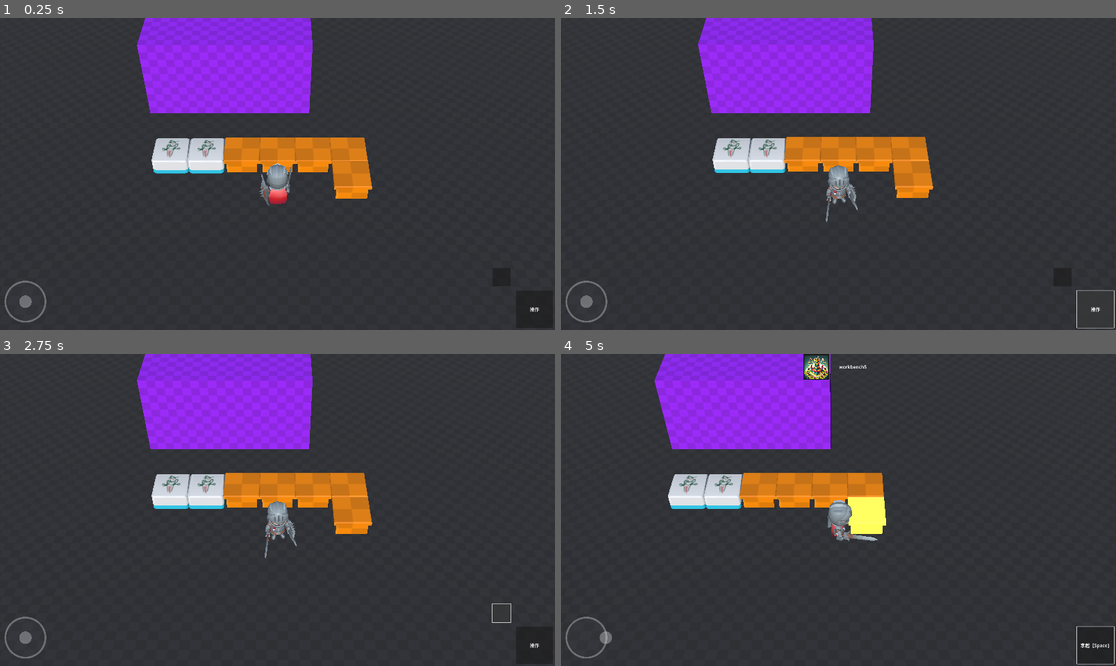
Above: before the commit, frames 1-4 (two rows, left to right).
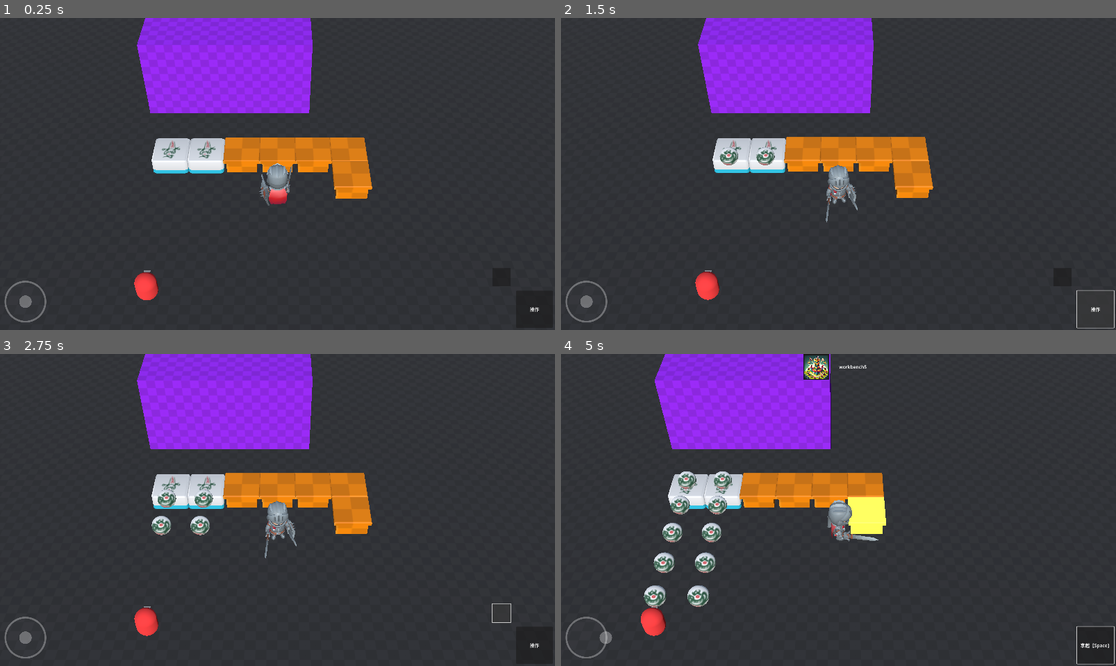
Above: after the commit, the same moments.

Repository: jinruozai/Diffense
Game: Godot game, scene res://scene/demo_scene.tscn
Two runs of this game, one before a commit and one after it. Both use one fixed random seed, a clock stepped at 60 frames per second and the inputs below.
Inputs (mouse positions are in pixels of both pictures, inside the frame that each line leads up to):
- Up to frame 1 (0.25 s): no input
- Up to frame 2 (1.5 s): click (588, 301) at 0.5 s; click "操作" at 1.25 s
- Up to frame 3 (2.75 s): click (499, 612) at 2 s
- Up to frame 4 (5 s): tap Enter at 2.75 s; move the mouse to (960, 494) at 2.77 s; hold Right (move_right) 2.78-3.5 s; click (960, 494) at 2.92 s; drag from (727, 525) to (810, 572) at 3.52 s; move the mouse to (894, 441) at 4.27 s; hold Right (move_right) from 4.28 s (still down)

The runs differ from the first frame. In frame 1, 0.5% of the frame differs, in the area x 24-41%, y 38-91%; in frame 2, 0.7%; in frame 3, 1.1%; in frame 4, 2.2%, in the area x 14-59%, y 30-91%.

Commit message:
mahjong orb

Diff:
--- a/build/furniture.gd
+++ b/build/furniture.gd
@@ -1,4 +1,5 @@
-extends Node3D
+extends StaticBody3D
+class_name GFurniture
 
 var mat_highlight=preload("res://shader/interact_highlight.material")
 signal focus(b)
--- /dev/null
+++ b/build/mahjong.gd
@@ -0,0 +1,11 @@
+extends GFurniture
+
+var orb_packsecne=preload("res://orb/orb.tscn")
+@onready var orb_pt=$Orb_Pt
+
+func _on_timer_timeout():
+	# 创建子弹实例
+	var orb_instance=orb_packsecne.instantiate()
+	get_parent().add_child(orb_instance)
+	orb_instance.global_transform = orb_pt.global_transform
+	var forward_direction = -global_transform.basis.z  # Z轴负方向为前方
--- a/build/mahjong.tscn
+++ b/build/mahjong.tscn
@@ -1,15 +1,23 @@
 [gd_scene load_steps=4 format=3 uid="uid://d212xgj087dbm"]
 
 [ext_resource type="PackedScene" uid="uid://4obsv77pqr2v" path="res://asset/model/mahjong/mahjong.glb" id="1_6sk2x"]
-[ext_resource type="Script" path="res://build/furniture.gd" id="2_sow0b"]
+[ext_resource type="Script" path="res://build/mahjong.gd" id="2_dphfg"]
 
 [sub_resource type="BoxShape3D" id="BoxShape3D_hacot"]
 size = Vector3(2, 1, 2)
 
 [node name="mahjong" instance=ExtResource("1_6sk2x")]
 collision_layer = 17
-script = ExtResource("2_sow0b")
+script = ExtResource("2_dphfg")
 
 [node name="CollisionShape3D" type="CollisionShape3D" parent="." index="2"]
 transform = Transform3D(1, 0, 0, 0, 1, 0, 0, 0, 1, 0, 0.5, 0)
 shape = SubResource("BoxShape3D_hacot")
+
+[node name="Timer" type="Timer" parent="." index="3"]
+autostart = true
+
+[node name="Orb_Pt" type="Marker3D" parent="." index="4"]
+transform = Transform3D(1, 0, 0, 0, 1, 0, 0, 0, 1, 0, 1.35508, 0)
+
+[connection signal="timeout" from="Timer" to="." method="_on_timer_timeout"]
--- a/character/enemy.gd
+++ b/character/enemy.gd
@@ -1,11 +1,6 @@
 extends RigidBody3D
 
+signal orb_hit_body
 
-# Called when the node enters the scene tree for the first time.
-func _ready():
-	pass # Replace with function body.
-
-
-# Called every frame. 'delta' is the elapsed time since the previous frame.
-func _process(delta):
-	pass
+func _on_orb_hit_body():
+	queue_free()
--- /dev/null
+++ b/character/enemy.tscn
@@ -0,0 +1,34 @@
+[gd_scene load_steps=6 format=3 uid="uid://bb611ewxdfs52"]
+
+[ext_resource type="Script" path="res://character/enemy.gd" id="1_peqov"]
+
+[sub_resource type="StandardMaterial3D" id="StandardMaterial3D_ciqn1"]
+albedo_color = Color(1, 0.23, 0.23, 1)
+
+[sub_resource type="CapsuleMesh" id="CapsuleMesh_fqutc"]
+material = SubResource("StandardMaterial3D_ciqn1")
+height = 1.5
+
+[sub_resource type="BoxMesh" id="BoxMesh_5gc1s"]
+size = Vector3(0.3, 0.3, 0.2)
+
+[sub_resource type="CapsuleShape3D" id="CapsuleShape3D_8dv6o"]
+height = 1.5
+
+[node name="Enemy" type="RigidBody3D"]
+collision_layer = 5
+script = ExtResource("1_peqov")
+
+[node name="MeshInstance3D" type="MeshInstance3D" parent="."]
+transform = Transform3D(1, 0, 0, 0, 1, 0, 0, 0, 1, 0, 0.75, 0)
+mesh = SubResource("CapsuleMesh_fqutc")
+
+[node name="MeshInstance3D" type="MeshInstance3D" parent="MeshInstance3D"]
+transform = Transform3D(1, 0, 0, 0, 1, 0, 0, 0, 1, 0, 0.211295, -0.51616)
+mesh = SubResource("BoxMesh_5gc1s")
+
+[node name="CollisionShape3D" type="CollisionShape3D" parent="."]
+transform = Transform3D(1, 0, 0, 0, 1, 0, 0, 0, 1, 0, 0.75, 0)
+shape = SubResource("CapsuleShape3D_8dv6o")
+
+[connection signal="orb_hit_body" from="." to="." method="_on_orb_hit_body"]
--- a/data/game_def.gd
+++ b/data/game_def.gd
@@ -15,8 +15,8 @@
 	},
 }
 
-func get_action_def(name):
-	var action = ACTIONS.get(name)
+func get_action_def(s):
+	var action = ACTIONS.get(s)
 	if action:
 		return action
 	return null
--- a/orb/orb.gd
+++ b/orb/orb.gd
@@ -1,3 +1,15 @@
 extends Area3D
 
 var cur_target
+var velocity
+var bullet_speed: float = 2
+
+func _physics_process(delta):
+	var direction = -global_transform.basis.z.normalized()
+	velocity = direction * bullet_speed
+	print(velocity)
+	global_transform.origin += velocity * delta
+
+func _on_body_entered(body):
+	body.emit_signal("orb_hit_body")
+	queue_free()
--- a/orb/orb.tscn
+++ b/orb/orb.tscn
@@ -12,6 +12,8 @@
 [sub_resource type="SphereShape3D" id="SphereShape3D_0d8a8"]
 
 [node name="Orb" type="Area3D"]
+collision_layer = 0
+collision_mask = 4
 script = ExtResource("1_dum8w")
 
 [node name="MeshInstance3D" type="MeshInstance3D" parent="."]
@@ -21,4 +23,3 @@
 shape = SubResource("SphereShape3D_0d8a8")
 
 [connection signal="body_entered" from="." to="." method="_on_body_entered"]
-[connection signal="body_exited" from="." to="." method="_on_body_exited"]
--- a/scene/demo_scene.tscn
+++ b/scene/demo_scene.tscn
@@ -6,6 +6,7 @@
 [ext_resource type="PackedScene" uid="uid://djm14pmt3s25d" path="res://character/knight.tscn" id="3_wqmaf"]
 [ext_resource type="PackedScene" uid="uid://wnv4utwcl6dq" path="res://build/workbench.tscn" id="5_ijosb"]
 [ext_resource type="PackedScene" uid="uid://d212xgj087dbm" path="res://build/mahjong.tscn" id="6_3711p"]
+[ext_resource type="PackedScene" uid="uid://bb611ewxdfs52" path="res://character/enemy.tscn" id="7_2n55j"]
 
 [sub_resource type="ProceduralSkyMaterial" id="ProceduralSkyMaterial_ixj6f"]
 
@@ -90,7 +91,10 @@
 transform = Transform3D(1, 0, 0, 0, 1, 0, 0, 0, 1, 3, 0, 1)
 
 [node name="mahjong" parent="." instance=ExtResource("6_3711p")]
-transform = Transform3D(1, 0, 0, 0, 1, 0, 0, 0, 1, -3, 0, -2)
+transform = Transform3D(-1, 0, -8.74228e-08, 0, 1, 0, 8.74228e-08, 0, -1, -3, 0, -2)
 
 [node name="mahjong2" parent="." instance=ExtResource("6_3711p")]
-transform = Transform3D(1, 0, 0, 0, 1, 0, 0, 0, 1, -1, 0, -2)
+transform = Transform3D(-1, 0, -8.74228e-08, 0, 1, 0, 8.74228e-08, 0, -1, -1, 0, -2)
+
+[node name="Enemy" parent="." instance=ExtResource("7_2n55j")]
+transform = Transform3D(1, 0, 0, 0, 1, 0, 0, 0, 1, -3, 0, 7)
Not shown: 1 places in scene/demo_scene.tscn that only renumber resources
